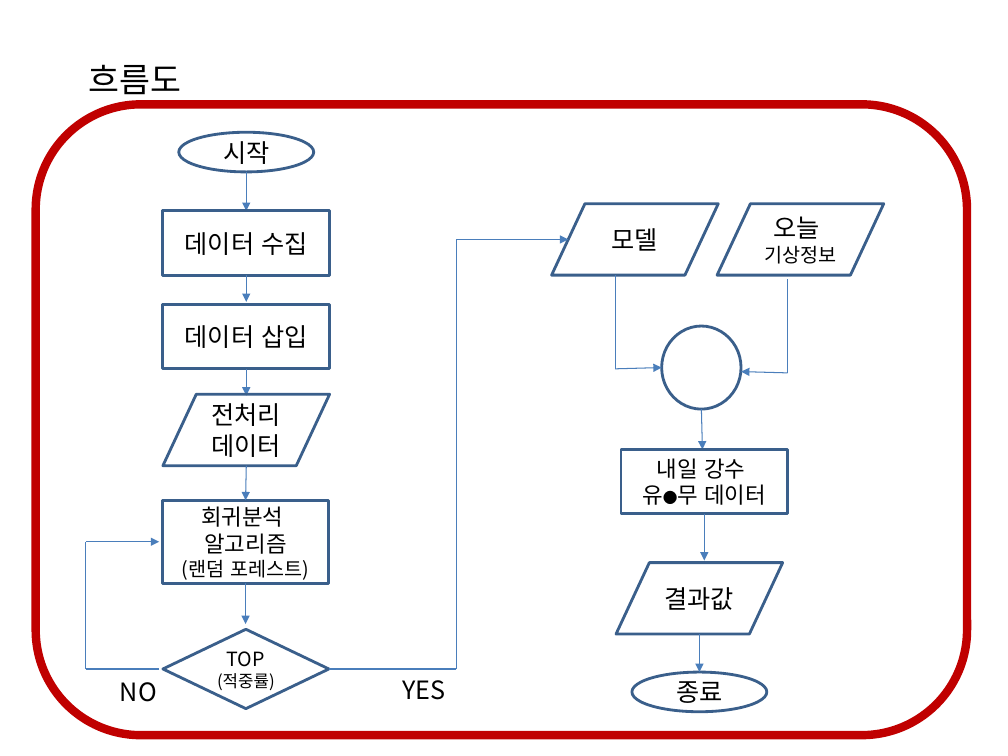
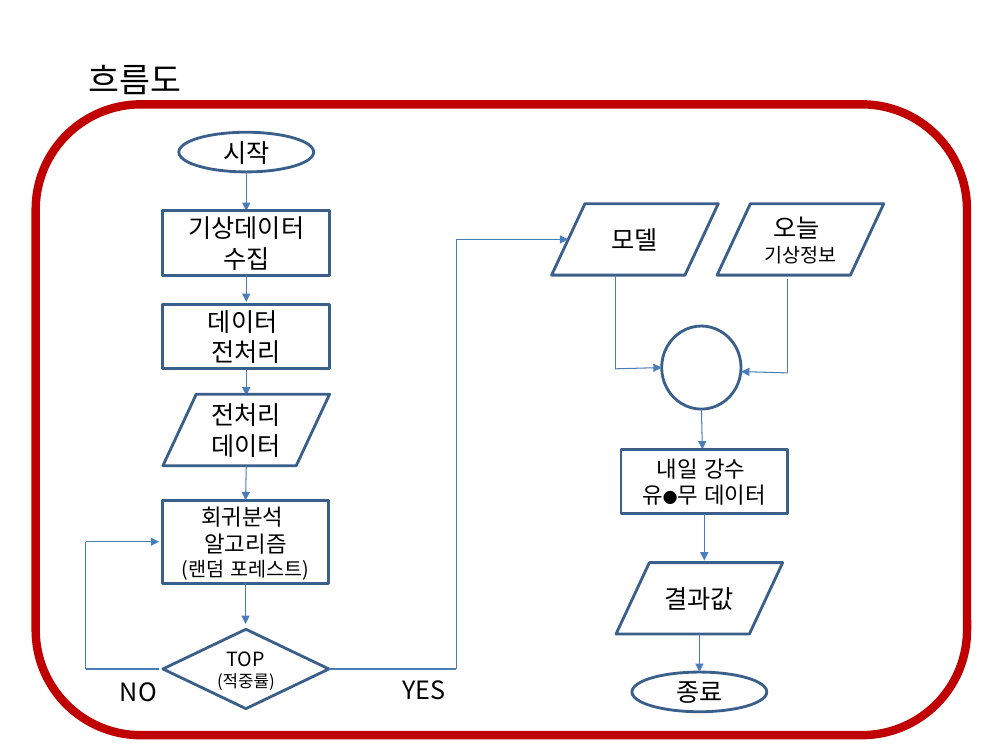
Before and after one commit to SeokJune/DERA, a slide deck: slide 1 of Doc/흐름도 초안(수정).pptx. Drawn at 1008x756 pixels with LibreOffice and Linux fonts; fonts in the diff are those of the drawing. Boxes give left, top, right and bottom in pixels: in the first picture for what was removed or moved away, otherwise in the second. Text is boxed around its words. In the diff, an @@ line names an element or a change of style, - is before the commit and + after.

```diff
--- a/Doc/흐름도 초안(수정).pptx
+++ b/Doc/흐름도 초안(수정).pptx
@@ text in rectangle at <box>188,216,304,270</box>: text changed @@
-데이터 수집
+기상데이터 수집
@@ text in rectangle at <box>208,305,281,368</box>: text changed @@
-데이터 삽입
+데이터
+전처리
```
